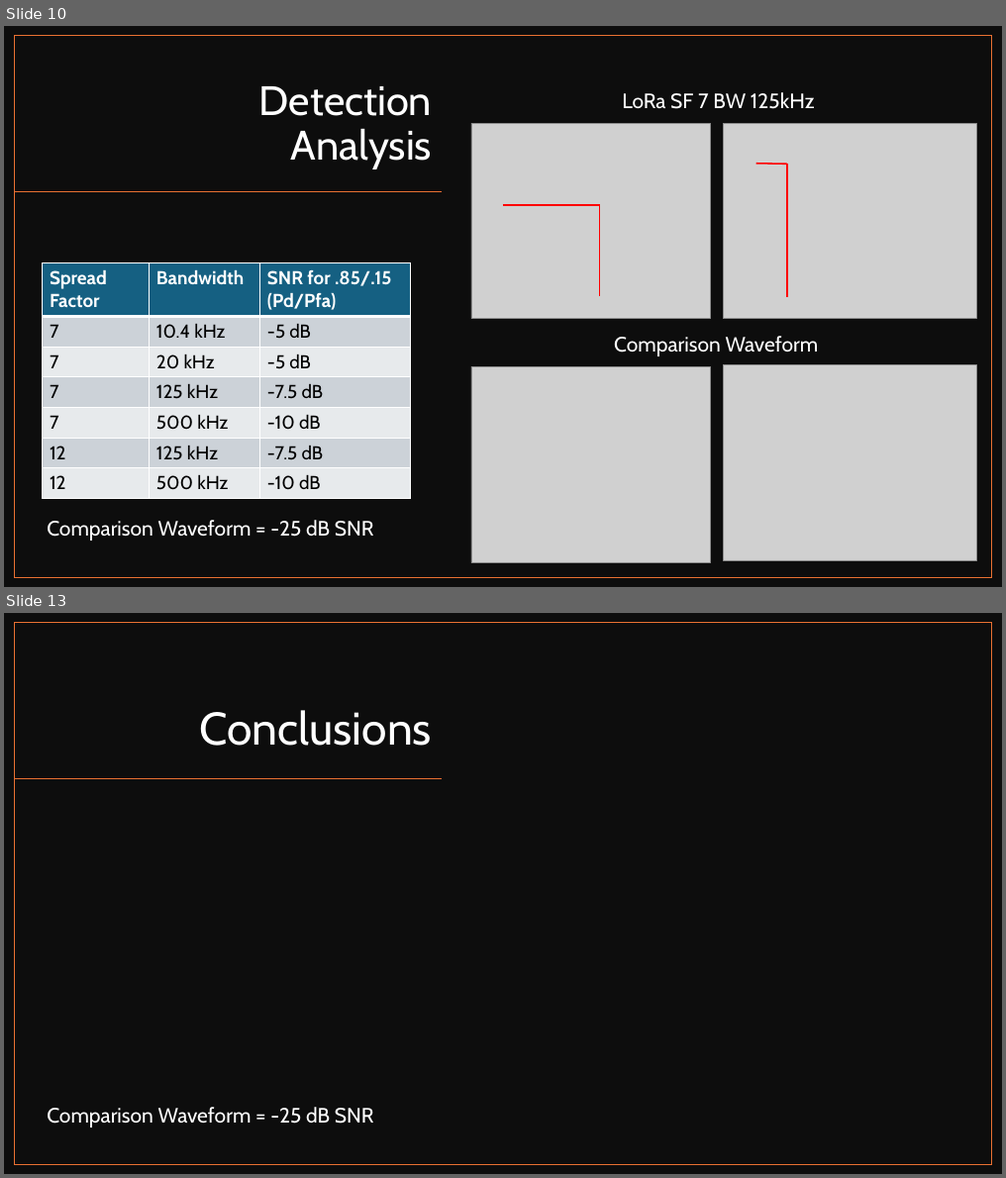
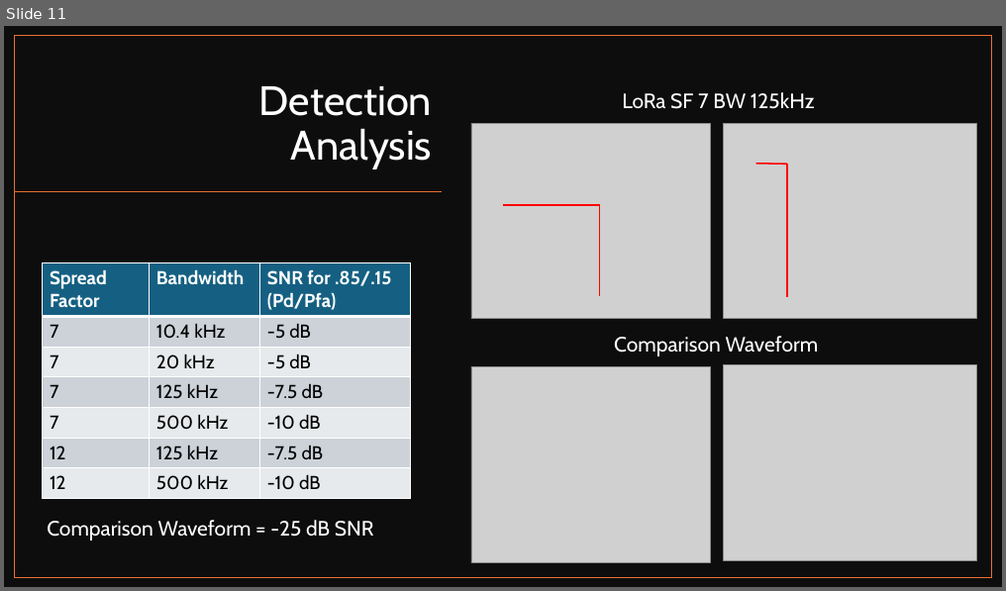
Before and after one commit to Brycycle/WES-CAPSTONE, a slide deck: Deliveries/Capstone Final Video_Bryce Rooney - Copy.pptx. Shown one above the other, each under a label of ours: slides 10 and 13 before the commit, slide 11 after it; the slides between them are not shown. The pictures are 1006x1178 and 1006x591 pixels, drawn with LibreOffice and Linux fonts; fonts in the diff are those of the drawing; grey boxes stand for pictures. Boxes give left, top, right and bottom in pixels: in the first picture for what was removed or moved away, otherwise in the second. Text is boxed around its words. In the diff, an @@ line names an element or a change of style, - is before the commit and + after.

```diff
--- a/Deliveries/Capstone Final Video_Bryce Rooney - Copy.pptx
+++ b/Deliveries/Capstone Final Video_Bryce Rooney - Copy.pptx
@@ slide 13 removed at (x1=4, y1=613, x2=1002, y2=1174), background #FFFFFF @@
@@ rectangle removed at (x1=4, y1=613, x2=1002, y2=1174) @@
@@ rectangle removed at (x1=15, y1=623, x2=992, y2=1165) @@
@@ title removed at (x1=200, y1=710, x2=432, y2=746) @@
-Conclusions
@@ line removed from (442, 779) to (15, 779) @@
@@ text removed at (x1=47, y1=1107, x2=374, y2=1128) @@
-  Comparison Waveform = -25 dB SNR
@@ what was slide 10 is now slide 11 @@
```
Also in this commit, not shown: 8 slides changed, 2 slides added, 30 other files.
